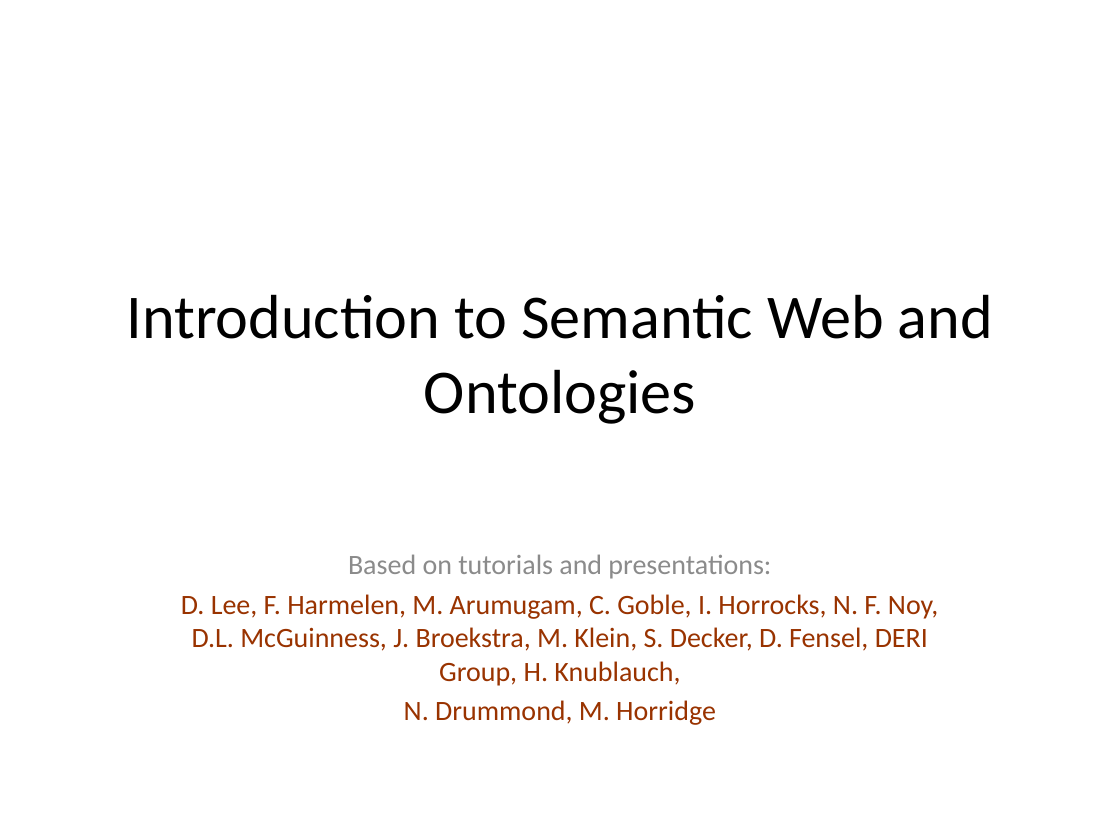
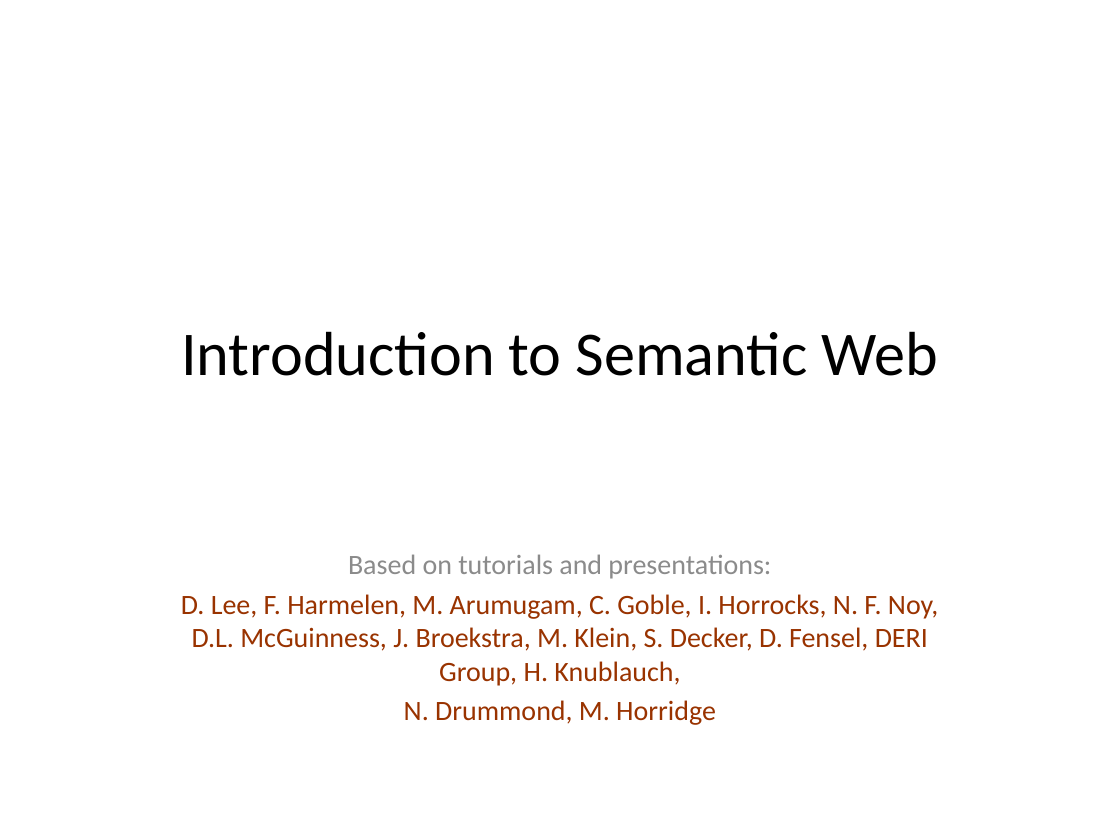
Before and after one commit to selminessrine/faculty-semweb, a slide deck: slide 2 of doc/workshop/WS1-Introduction to Semantic Web and Ontologies.pptx. Drawn at 1120x840 pixels with LibreOffice and Linux fonts; fonts in the diff are those of the drawing. Boxes give left, top, right and bottom in pixels: in the first picture for what was removed or moved away, otherwise in the second. Text is boxed around its words. In the diff, an @@ line names an element or a change of style, - is before the commit and + after.

```diff
--- a/doc/workshop/WS1-Introduction to Semantic Web and Ontologies.pptx
+++ b/doc/workshop/WS1-Introduction to Semantic Web and Ontologies.pptx
@@ title at (x1=181, y1=331, x2=939, y2=376): text changed @@
-Introduction to Semantic Web and Ontologies
+Introduction to Semantic Web
```
Also in this commit, not shown: 3 other files.
